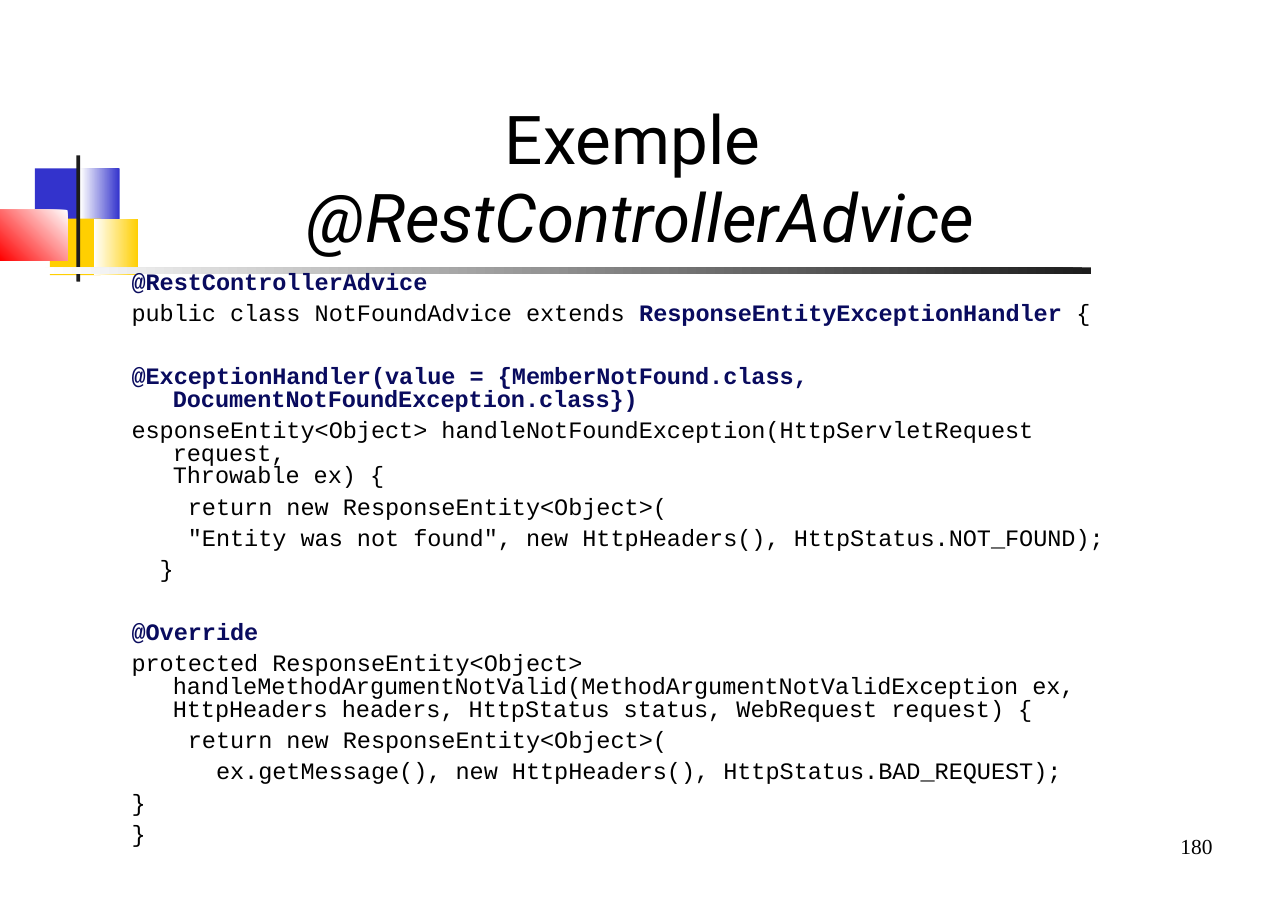
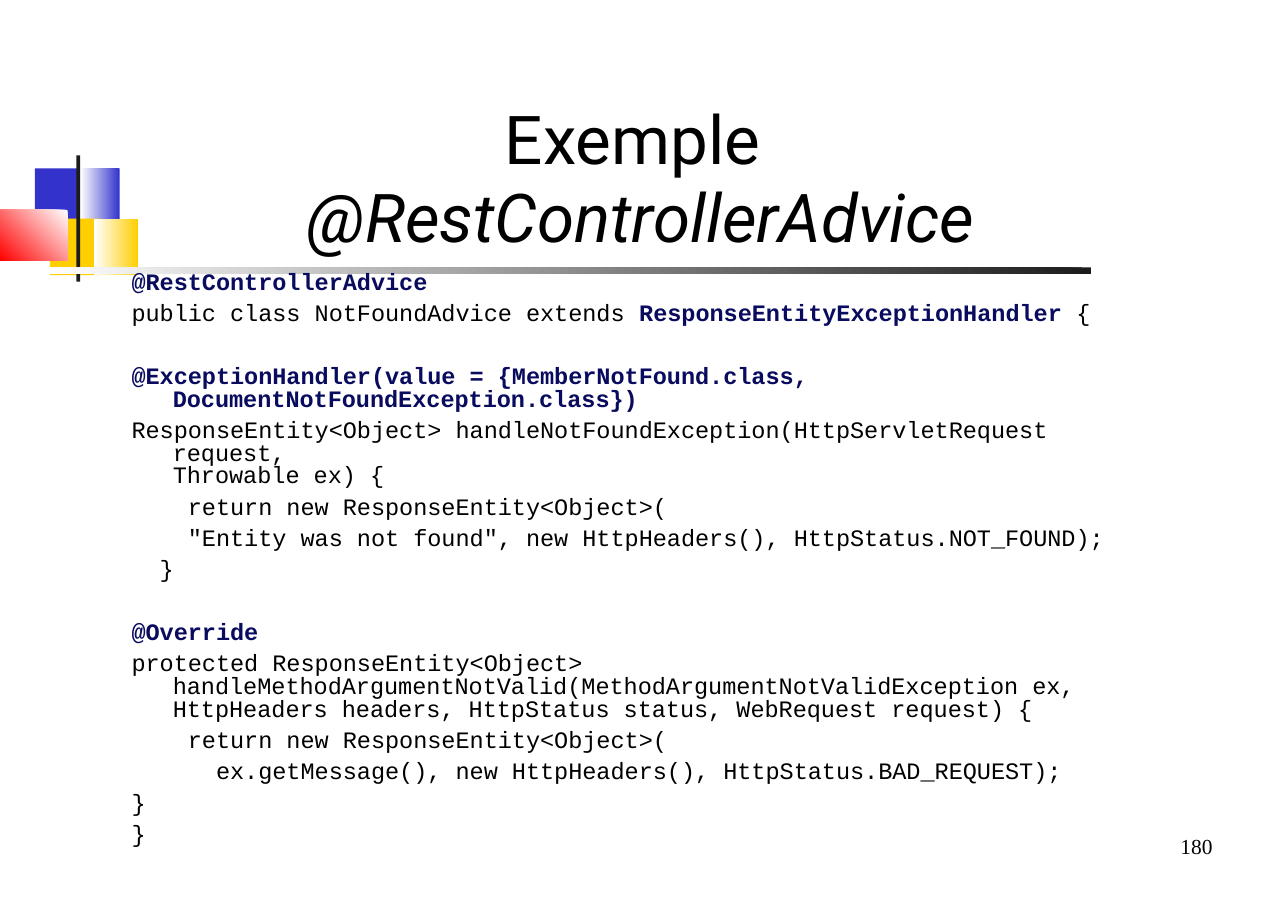
Before and after one commit to dthibau/springessentials-light, a slide deck: slide 180 of SpringEssentials.odp. Drawn at 1288x911 pixels with LibreOffice and Linux fonts; fonts in the diff are those of the drawing. Boxes give left, top, right and bottom in pixels: in the first picture for what was removed or moved away, otherwise in the second. Text is boxed around its words. In the diff, an @@ line names an element or a change of style, - is before the commit and + after.

```diff
--- a/SpringEssentials.odp
+++ b/SpringEssentials.odp
@@ text at [132,421,1048,488]: text changed @@
-esponseEntity<Object> handleNotFoundException(HttpServletRequest request,
-Throwable ex) {
+ResponseEntity<Object> handleNotFoundException(HttpServletRequest request,
+Throwable ex) {
```
Also in this commit, not shown: 2 other files.
